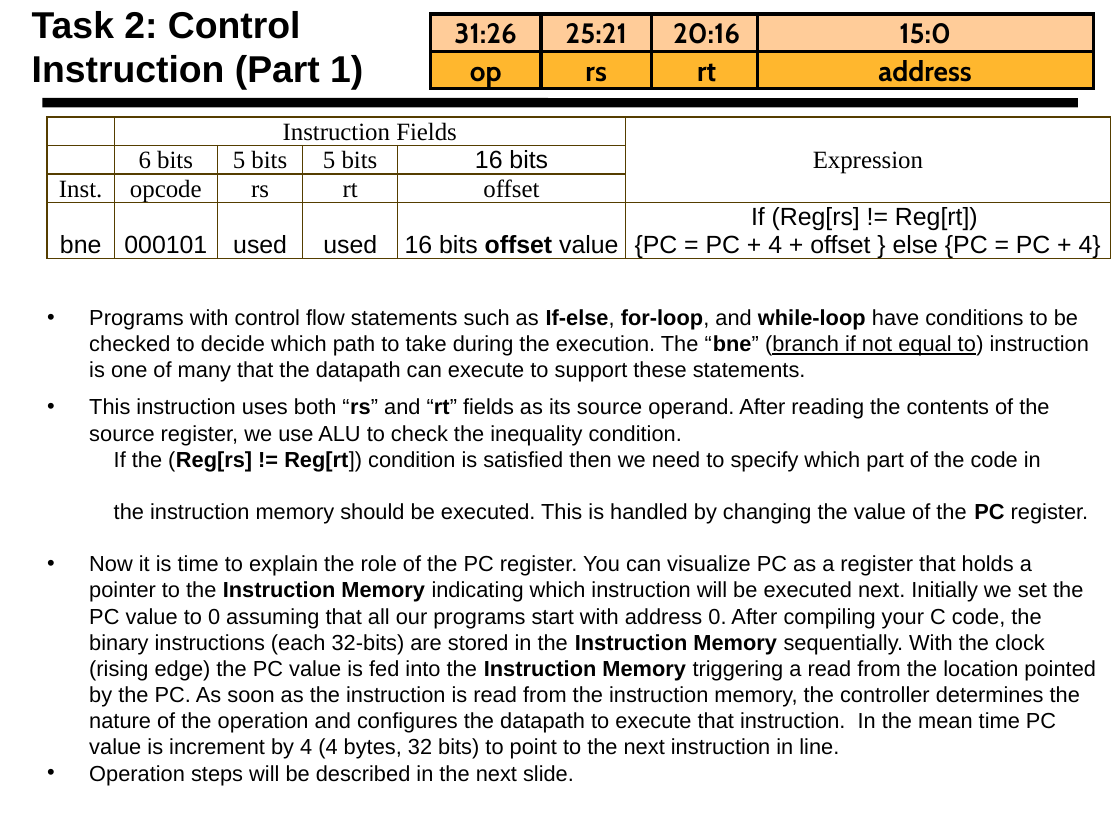
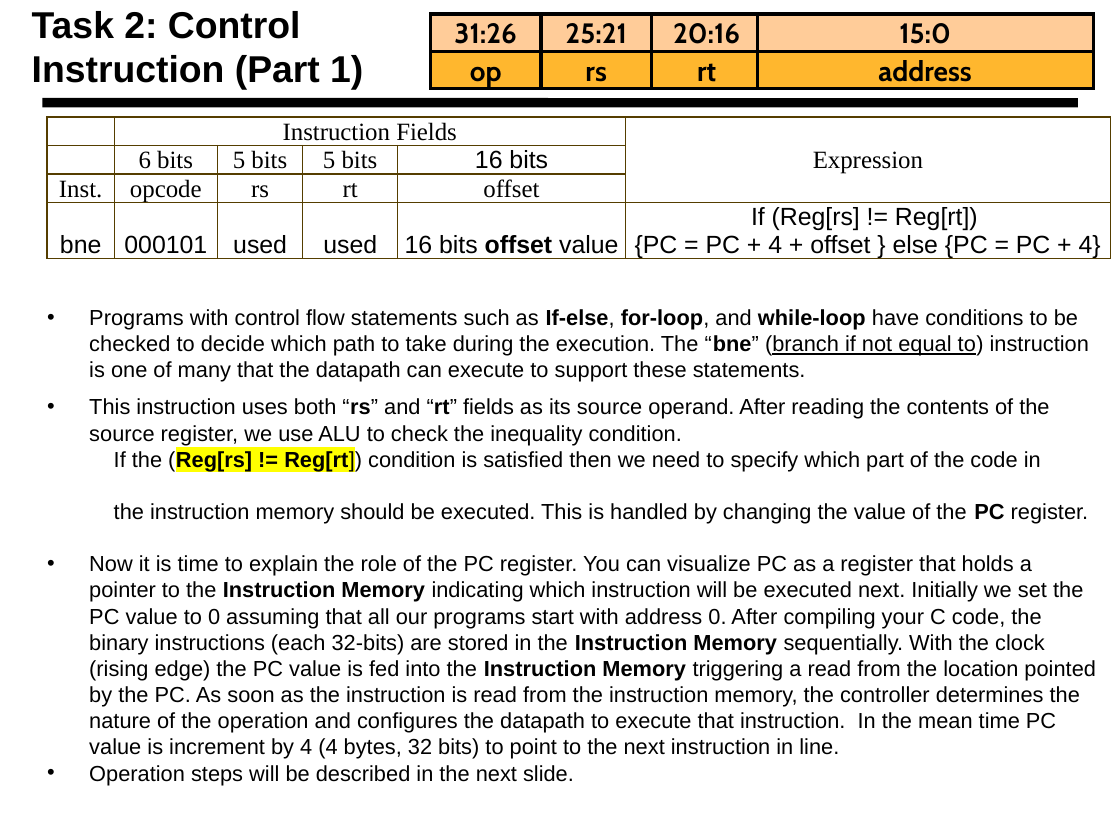
Before and after one commit to ShengruiZhang/DigLogic, a slide deck: slide 5 of lab_5/p2/single_cycle_datapath_Task2.pptx. Drawn at 1120x840 pixels with LibreOffice and Linux fonts; fonts in the diff are those of the drawing. Boxes give left, top, right and bottom in pixels: in the first picture for what was removed or moved away, otherwise in the second. Text is boxed around its words. In the diff, an @@ line names an element or a change of style, - is before the commit and + after.

Commit message:
Task_2 created

```diff
--- a/lab_5/p2/single_cycle_datapath_Task2.pptx
+++ b/lab_5/p2/single_cycle_datapath_Task2.pptx
@@ text at <box>114,450,1041,472</box>: highlight none to #FFFF00 in "(Reg[rs] != Reg[rt])" @@
```
Also in this commit, not shown: 2 other slides changed, 19 other files.
